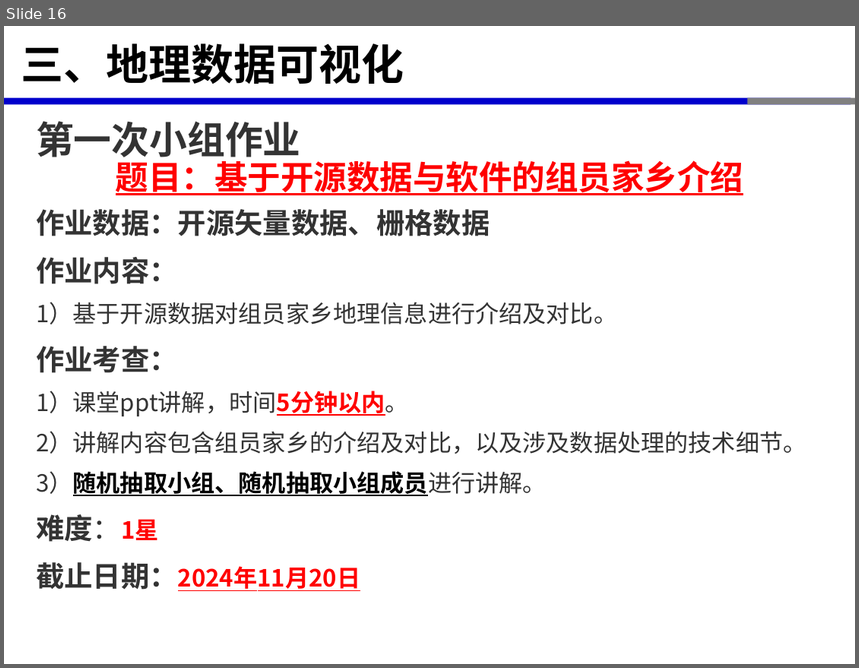
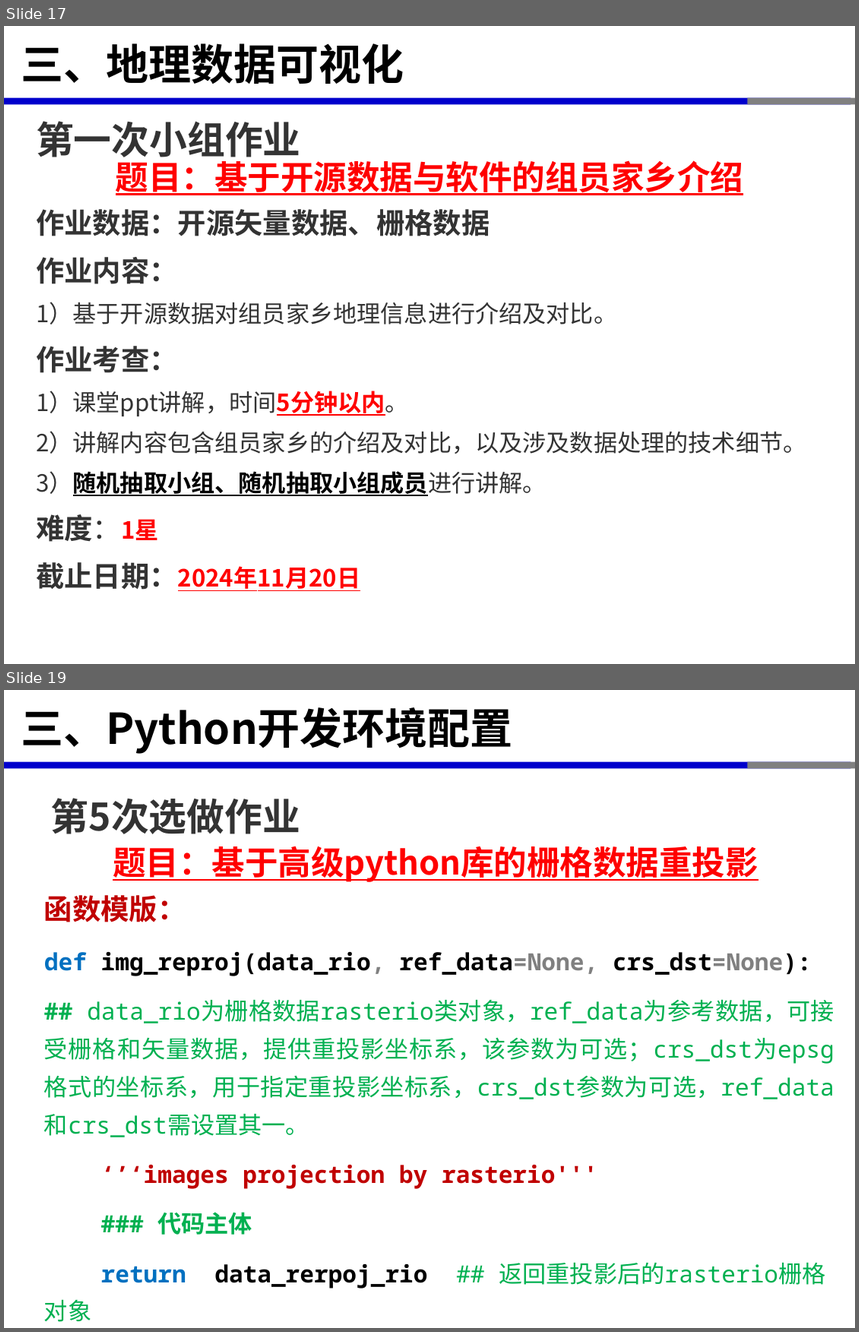
Before and after one commit to xinluo2018/open-source-gis-course, a slide deck: 第6章-GIS数据处理高级Python库-8课时/第6章-GIS数据处理高级Python库.pptx. Shown one above the other, each under a label of ours: slide 16 before the commit, slides 17 and 19 after it; the slides between them are not shown. The pictures are 859x668 and 859x1332 pixels, drawn with LibreOffice and Linux fonts; fonts in the diff are those of the drawing. Boxes give left, top, right and bottom in pixels: in the first picture for what was removed or moved away, otherwise in the second. Text is boxed around its words. In the diff, an @@ line names an element or a change of style, - is before the commit and + after.

```diff
--- a/第6章-GIS数据处理高级Python库-8课时/第6章-GIS数据处理高级Python库.pptx
+++ b/第6章-GIS数据处理高级Python库-8课时/第6章-GIS数据处理高级Python库.pptx
@@ slide 19 added at (4, 690, 855, 1328), background #FFFFFF; not listed: 3 template elements that a slide beside it also shows @@
@@ title added at (21, 707, 513, 754), 36 pt, text #000000, bold @@
+三、Python开发环境配置
@@ text added at (51, 798, 300, 834), 32 pt, text #333333, bold @@
+第5次选做作业
@@ text added at (113, 846, 759, 882), 28 pt, text #FF0000, bold, underline @@
+题目：基于高级python库的栅格数据重投影
@@ text added at (44, 895, 835, 1289), 20 pt, text #00B050 @@
+函数模版：
+def img_reproj(data_rio, ref_data=None, crs_dst=None):
+## data_rio为栅格数据rasterio类对象，ref_data为参考数据，可接受栅格和矢量数据，提供重投影坐标系，该参数为可选；crs_dst为epsg格式的坐标系，用于指定重投影坐标系，crs_dst参数为可选，ref_data和crs_dst需设置其一。
+‘’‘images projection by rasterio'''
+### 代码主体
+return data_rerpoj_rio ## 返回重投影后的rasterio栅格对象
@@ what was slide 16 is now slide 17 @@
```
Also in this commit, not shown: 4 slides changed, 3 other slides added, 1 slide removed, 7 other files.
